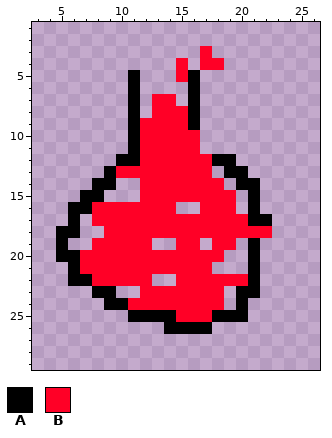
Pixel-art sprite, stored at voxels/textures/potion_healing.png. Above: the version before the commit.
The file is 32x32 pixels. Shown: x 3..26, y 1..29.
Palette (. is transparent): A #000000  B #ff0026
New version:
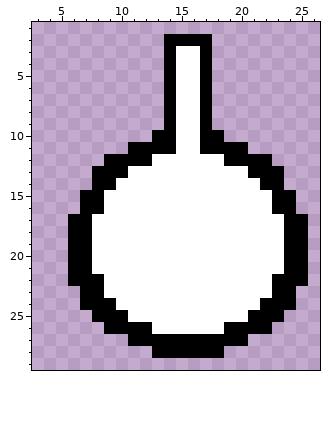
From old to new:
colour B: #ff0026 -> #ffffff
y 2: x 14..17 .... -> AAAA
y 3: x 14..17 ...B -> ABBA
y 4: x 14 . -> A; x 16..18 .BB -> BA.
y 5: x 11 A -> .; x 14 . -> A; x 16..17 A. -> BA
y 6: x 11 A -> .; x 14..17 ..A. -> ABBA
y 7: x 11 A -> .; x 13..17 BB.A. -> .ABBA
y 8: x 11 A -> .; x 13..14 BB -> .A; x 16..17 A. -> BA
y 9: x 11..14 ABBB -> ...A; x 16..17 A. -> BA
y 10: x 11..14 ABBB -> ..AA; x 17..18 .. -> AA
y 11: x 12..14 BBB -> AAA; x 17..20 .... -> AAAA
y 12: x 9 . -> A; x 12 B -> A; x 18 A -> B; x 20..22 ... -> AAA
y 13: x 8 . -> A; x 10 B -> A; x 18..23 .AA... -> BBBAAA
y 14: x 10..11 .. -> BB; x 19..23 .AA.. -> BBBAA
y 15: x 9..11 ... -> BBB; x 20..24 .A... -> BBBAA
y 16: x 6 A -> .; x 8 B -> A; x 15..16 .. -> BB; x 20..24 .A... -> BBBAA
y 17: x 7 . -> A; x 21..25 AA... -> BBBAA
y 18: x 5 A -> .; x 7..8 .. -> AB; x 23..25 ... -> BAA
y 19: x 5..7 A.. -> .AA; x 13..14 .. -> BB; x 17 . -> B; x 20..25 .A.... -> BBBBAA
y 20: x 5 A -> .; x 7 B -> A; x 19..25 ..A.... -> BBBBBAA
y 21: x 7 B -> A; x 18..25 ...A.... -> BBBBBBAA
y 22: x 8 B -> A; x 13..14 .. -> BB; x 21..25 A.... -> BBAAA
y 23: x 7 . -> A; x 9..11 A.. -> BBB; x 19..24 .AA... -> BBBBAA
y 24: x 7..8 .. -> AA; x 10 A -> B; x 19..24 .A.... -> BBBAAA
y 25: x 8..14 ...AAAA -> AAABBBB; x 18..23 AAA... -> BBBAAA
y 26: x 9..22 .....AAAA..... -> AAAABBBBBBAAAA
y 27: x 11..20 .......... -> AAAAAAAAAA
y 28: x 13..18 ...... -> AAAAAA
Boxes around the changes in both pictures, in picture pixels (x1, y1, x2, y2):
changed: (56, 34, 308, 358)
